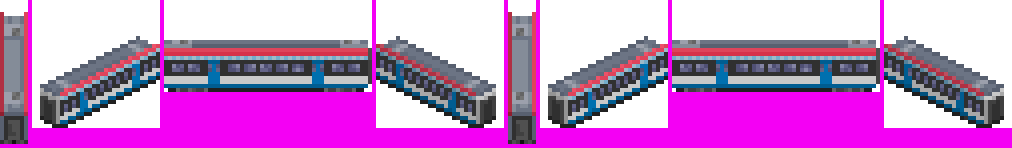
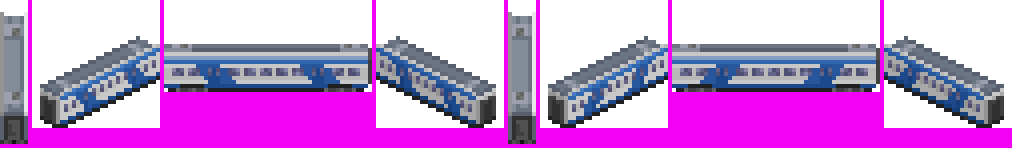
Comparing the layer stacks of the two (1012, 148) images. Changes:
hid "1.0_1 stripes", painted on it over bbox(60, 48, 984, 124)
showed "0.0_1 stripes", painted on it over bbox(0, 12, 984, 124)
painted on "Windows" over bbox(172, 64, 868, 76)
painted on "mockup" over bbox(164, 40, 876, 92)
